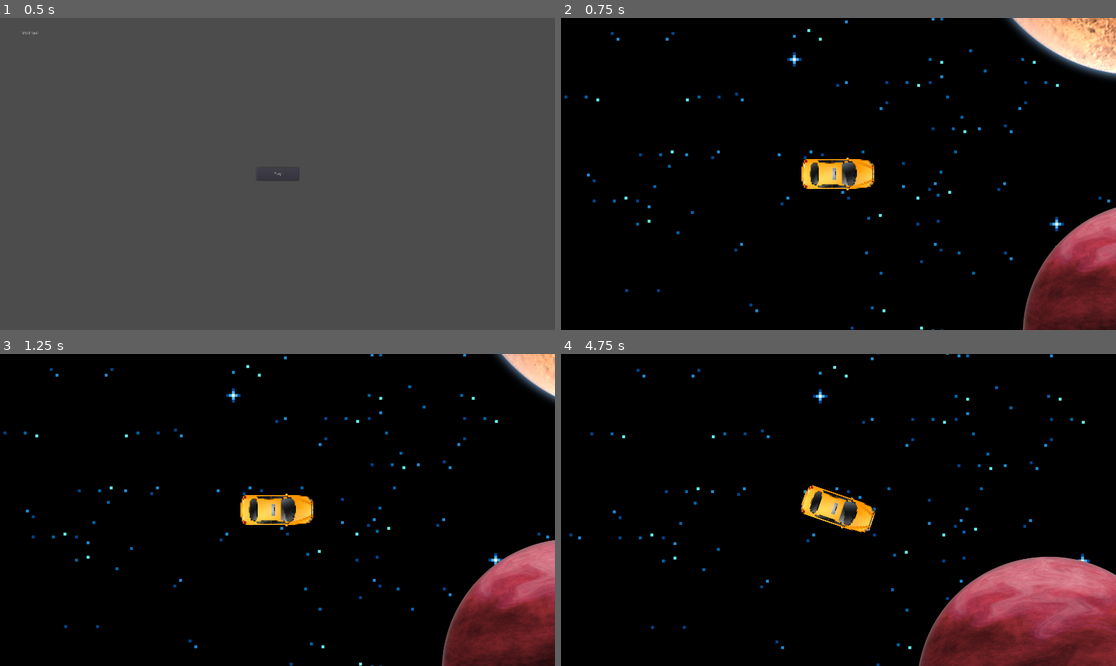
Above: before the commit, frames 1-4 (two rows, left to right).
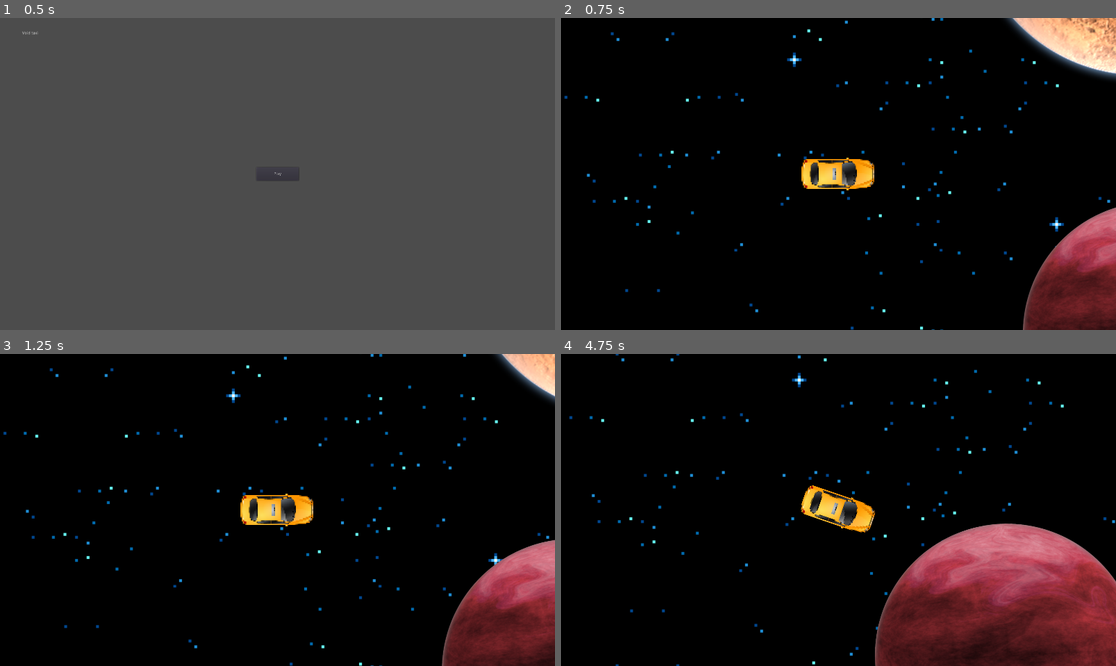
Above: after the commit, the same moments.

Repository: game-jam-team-gut/void-taxi
Game: Godot game, scene res://MainMenu.tscn
Two runs of this game, one before a commit and one after it. Both use one fixed random seed, a clock stepped at 60 frames per second and the inputs below. The engine's default icon, where the game draws it, is replaced by a stand-in: a white triangle on a blue panel in a dark square.
Inputs:
- Up to frame 1 (0.5 s): no input
- Up to frame 2 (0.75 s): click "Play" at 0.5 s
- Up to frame 3 (1.25 s): no input
- Up to frame 4 (4.75 s): hold Right (ui_right) 1.28-2.03 s; hold Down (ui_down) 2.03-2.78 s; hold Right (ui_right) 2.78-3.53 s; hold Up (ui_up) 3.53-4.28 s; hold Left (ui_left) from 4.28 s (still down)

Frame 1 is identical in both runs. In frame 2, 0.3% of the frame differs, in the area x 0-99%, y 0-75%; in frame 3, 0.3%; in frame 4, 15%, in the area x 1-100%, y 0-100%.

Commit message:
Minor movement and background fixes

Diff:
--- a/Void.tscn
+++ b/Void.tscn
@@ -14,7 +14,7 @@
 scroll_base_scale = Vector2( 0.5, 0.5 )
 
 [node name="ParallaxLayer2" type="ParallaxLayer" parent="ParallaxBackground"]
-motion_mirroring = Vector2( 1920, 1080 )
+motion_mirroring = Vector2( 1920, 1079 )
 
 [node name="Sprite" type="Sprite" parent="ParallaxBackground/ParallaxLayer2"]
 scale = Vector2( 2.5, 2.5 )
--- a/Void/Taxi.gd
+++ b/Void/Taxi.gd
@@ -1,14 +1,14 @@
 extends KinematicBody2D
 
 const INITIAL_SPEED = 0
-const ROTATION_SPEED = 1.1 #rotation factor
-const MINIMAL_SPEED_TO_ROTATE = 55
-const MAX_FORWARD_SPEED = 440
-const MAX_BACKWARDS_SPEED = 220
+const ROTATION_FACTOR = 1.1
+const MIN_SPEED_TO_ROTATE = 55
+const MAX_FORWARD_SPEED = 220
+const MAX_BACKWARDS_SPEED = 110
 const FORWARD_ACCELERATION = 4
 const BACKWARDS_ACCELERATION = 2
 const SLOWING_FACTOR_WHEN_MOVING_FORWARD = 4
-const SLOWIG_FACTOR_WHEN_MOVING_BACKWARDS = 2
+const SLOWING_FACTOR_WHEN_MOVING_BACKWARDS = 2
 const BOUNCE_FACTOR = 0.5
 
 var speed = INITIAL_SPEED
@@ -21,17 +21,19 @@
 	rotation_dir = 0 #initial rotation direction
 	velocity = Vector2.ZERO
 
-	if Input.is_action_pressed('ui_right'):
-		if(abs(speed) > MINIMAL_SPEED_TO_ROTATE): #rotation depending on the speed, so you can't turn in place
+	if Input.is_action_pressed('ui_right'): #right
+		if(abs(speed) > MIN_SPEED_TO_ROTATE): #rotation is depending on the speed, so you can't turn in place
 			rotation_dir += 1
 
-	if Input.is_action_pressed('ui_left'):
-		if(abs(speed) > MINIMAL_SPEED_TO_ROTATE): #rotation depending on the speed, so you can't turn in place
+	if Input.is_action_pressed('ui_left'): #left
+		if(abs(speed) > MIN_SPEED_TO_ROTATE): #rotation is depending on the speed, so you can't turn in place
 			rotation_dir -= 1
 
 	if Input.is_action_pressed('ui_up'): #forward
 		if (speed < MAX_FORWARD_SPEED):
 			speed += FORWARD_ACCELERATION
+		if(speed < 0):
+			speed += 32 #brakes
 		velocity = Vector2(speed, 0).rotated(rotation)
 	else: speed -= FORWARD_ACCELERATION #don't delete
 
@@ -47,7 +49,7 @@
 		if (speed > 0):
 			speed -= SLOWING_FACTOR_WHEN_MOVING_FORWARD
 		elif (speed < 0):
-			speed += SLOWIG_FACTOR_WHEN_MOVING_BACKWARDS
+			speed += SLOWING_FACTOR_WHEN_MOVING_BACKWARDS
 
 	if collision: #bounce mechanic
 		speed = - speed * BOUNCE_FACTOR
@@ -56,5 +58,5 @@
 
 func _physics_process(delta):
 	get_input()
-	rotation += rotation_dir * ROTATION_SPEED * delta
+	rotation += rotation_dir * ROTATION_FACTOR * delta
 	collision = move_and_collide(velocity * delta) #registering collisions for bounce mechanic
Not shown: 6 places in Void.tscn that only renumber resources
